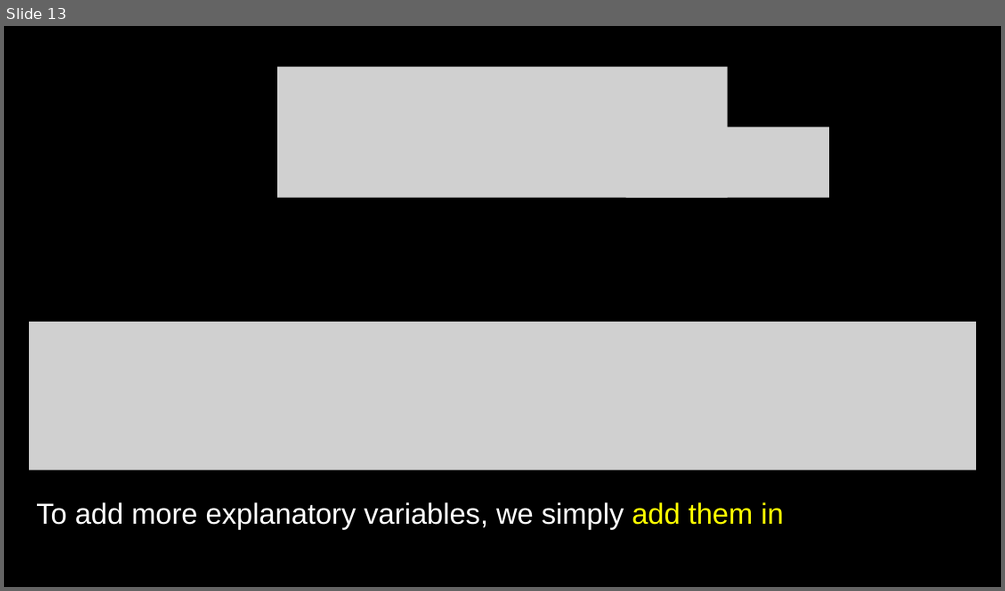
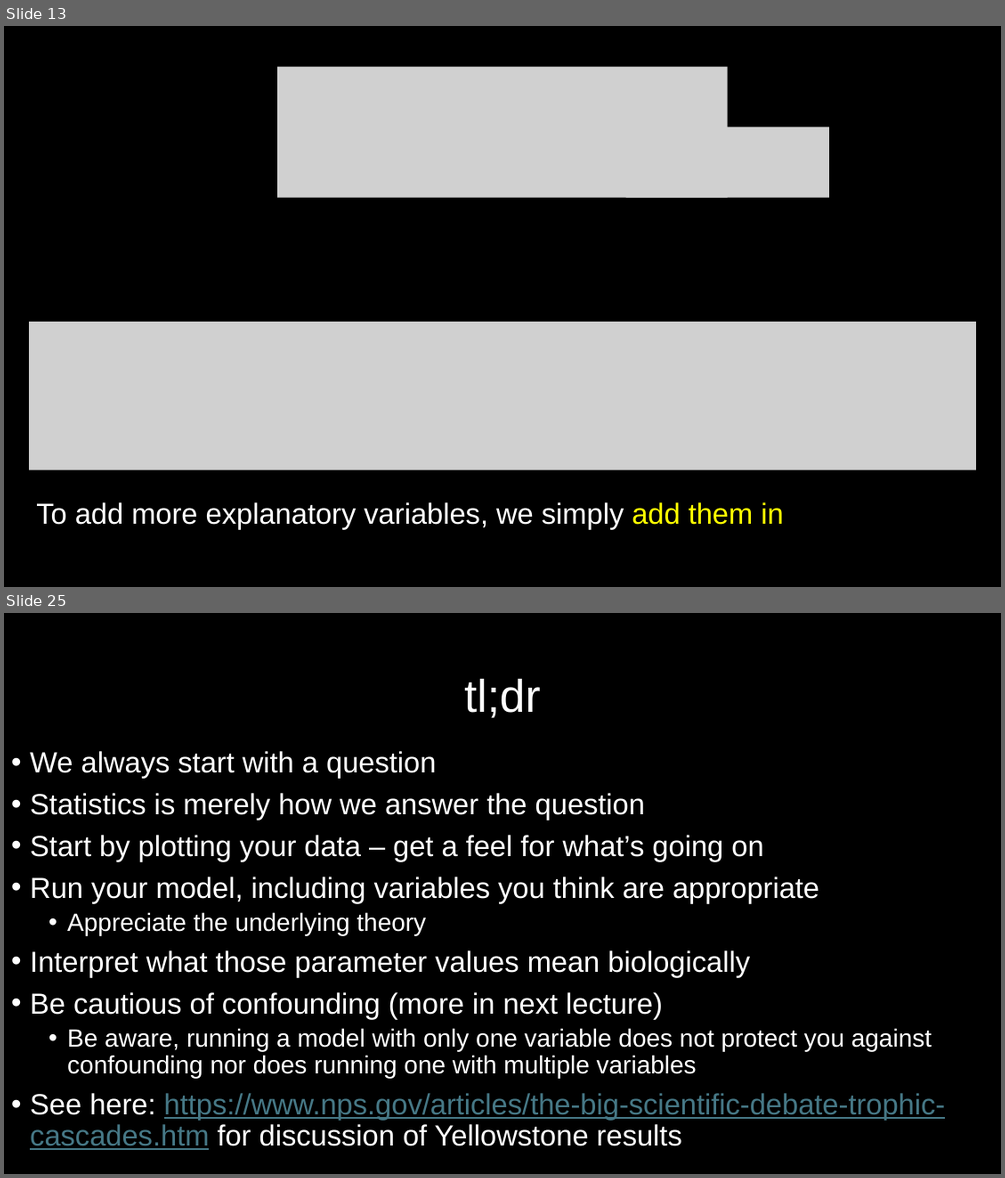
Before and after one commit to DeonRoos/stats-for-biologists, a slide deck: Lecture 9 - Multivariate LM/Slides/Lecutre 7.1 Multiple LM theory.pptx. Shown one above the other, each under a label of ours: slide 13 before the commit, slides 13 and 25 after it; the slides between them are not shown. The pictures are 1005x591 and 1005x1178 pixels, drawn with LibreOffice and Linux fonts; fonts in the diff are those of the drawing; grey boxes stand for pictures. Boxes give left, top, right and bottom in pixels: in the first picture for what was removed or moved away, otherwise in the second. Text is boxed around its words. In the diff, an @@ line names an element or a change of style, - is before the commit and + after.

```diff
--- a/Lecture 9 - Multivariate LM/Slides/Lecutre 7.1 Multiple LM theory.pptx
+++ b/Lecture 9 - Multivariate LM/Slides/Lecutre 7.1 Multiple LM theory.pptx
@@ slide 25 added at <box>4,613,1001,1174</box>, background #000000 @@
@@ title added at <box>464,678,540,718</box>, 44 pt, text #FFFFFF @@
+tl;dr
@@ text added at <box>30,751,946,1150</box>, 28 pt, text #FFFFFF @@
+• We always start with a question
+• Statistics is merely how we answer the question
+• Start by plotting your data – get a feel for what’s going on
+• Run your model, including variables you think are appropriate
+  • Appreciate the underlying theory
+• Interpret what those parameter values mean biologically
+• Be cautious of confounding (more in next lecture)
+  • Be aware, running a model with only one variable does not protect you against confounding nor does running one with multiple variables
+• See here: https://www.nps.gov/articles/the-big-scientific-debate-trophic-cascades.htm for discussion of Yellowstone results
```
Also in this commit, not shown: 7 slides changed, 10 other slides added, 2 slides removed, 9 other files.
